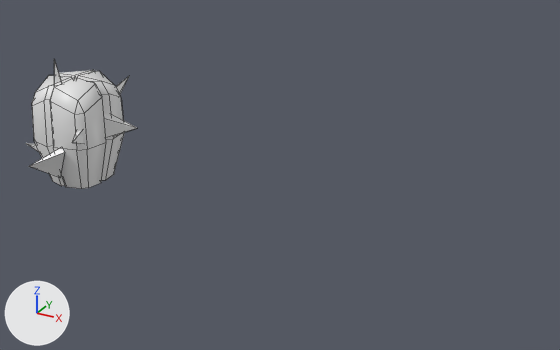
Renders of the FBX model UnityGame/Assets/Meshes/new/mesh_West_Catus.fbx from each side of a commit.
Both versions are drawn from a camera (50 mm lens) standing at (6.07, -6.23, 3.7) and looking at (2.61, 0.07, 0.55). Every picture has the same lights, and +X, +Y and +Z are marked at lower left. Mesh edges are drawn as thin lines. Where no turn or scale is listed for an object, it has been applied to the vertices.

Names of what the first picture shows: 'mesh_West_Catus'.
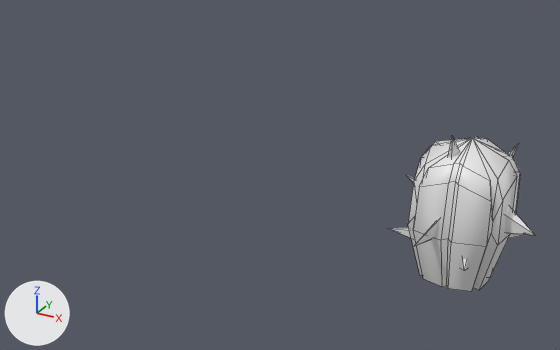
What changed in the scene script:
```text
Change me_mesh_west_catus:
    used by ob_mesh_west_catus; location = (0.0, 0.0, 0.0)
    remove me_mesh_west_catus.from_pydata(...)  # 120 vertices, 111 faces; spans x -0.663..0.665, y -0.702..0.624, z 0.006..1.458
    add me_mesh_west_catus.from_pydata(...)  # 142 vertices, 128 faces; spans x -0.663..0.672, y -0.663..0.624, z 0.003..1.421
    me_mesh_west_catus part 1: the loose piece of 5 vertices spanning x -0.204..-0.01, y -0.194..-0.018, z 0.788..1.458 is rebuilt with 5 vertices and now spans x -0.158..0.016, y -0.278..0.017, z 0.998..1.421
    me_mesh_west_catus part 2: the loose piece of 5 vertices spanning x 0.268..0.665, y -0.178..0.25, z 0.528..0.893 is deleted
    me_mesh_west_catus part 3: the loose piece of 5 vertices spanning x 0.29..0.391, y -0.509..-0.252, z 0.563..0.777 is deleted
    me_mesh_west_catus part 4: the loose piece of 5 vertices spanning x -0.579..-0.26, y -0.309..-0.229, z 0.328..0.443 is deleted
    me_mesh_west_catus part 5: the loose piece of 5 vertices spanning x -0.105..0.193, y -0.702..-0.358, z 0.13..0.546 is deleted
    me_mesh_west_catus part 6
    13 vertices are removed from x -0.302..0.316, y -0.284..0.334, z 1.073..1.219
    38 faces are deleted
    55 vertices are added at x -0.601..0.672, y -0.663..0.592, z 0.003..1.311
    76 new faces join them
Change ob_mesh_west_catus:
    ob_mesh_west_catus.location: (0.0, 0.0, 0.0) -> (4.5, 0.0, 0.0)
```

Boxes (x1, y1, x2, y2) around the edits, measured in the pictures (560 x 350 px):
'mesh_West_Catus', reshaped, moved (32% wider, 20% taller)
    before: (26, 59, 137, 189)
    after: (388, 136, 535, 292)
part 1 of me_mesh_west_catus, rebuilt
    before: (54, 59, 61, 84)
    after: (448, 136, 459, 158)
part 2 of me_mesh_west_catus, deleted
    before: (104, 113, 137, 138)
part 3 of me_mesh_west_catus, deleted
    before: (72, 131, 83, 144)
part 4 of me_mesh_west_catus, deleted
    before: (26, 143, 39, 152)
part 5 of me_mesh_west_catus, deleted
    before: (29, 149, 65, 177)
part 6 of me_mesh_west_catus, built on
    before: (32, 70, 121, 189)
    after: (388, 137, 535, 290)
